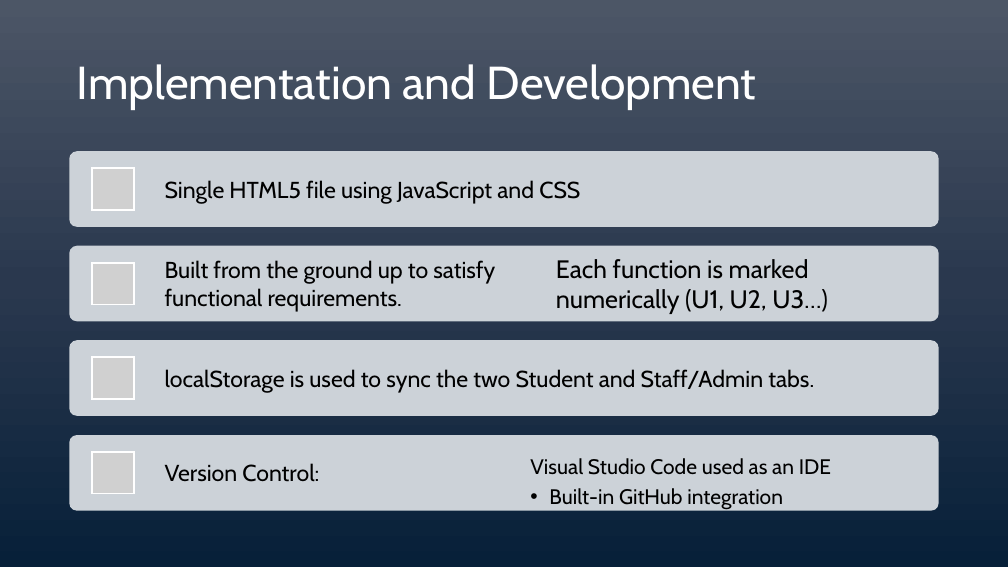
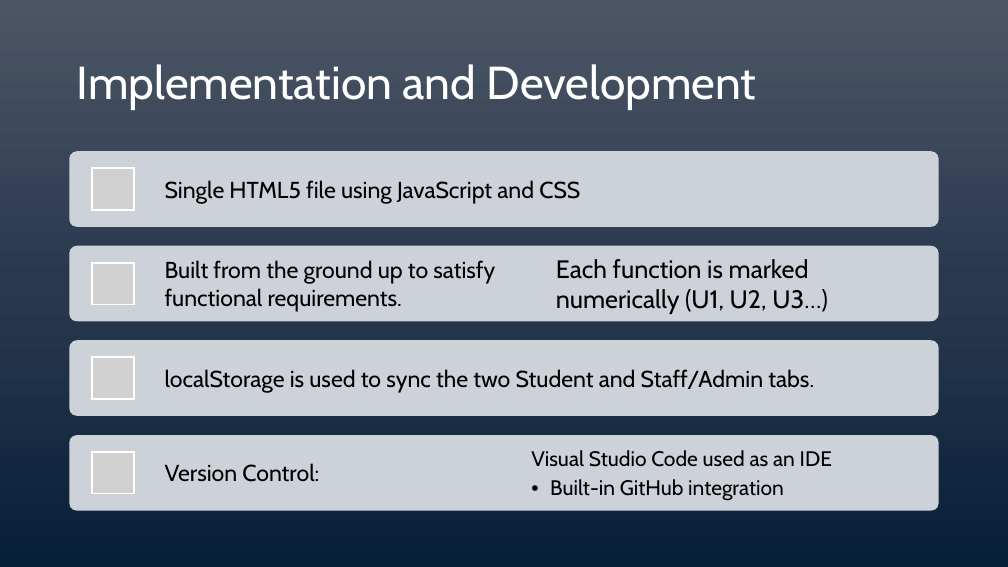
Before and after one commit to Milwacko/CS-3321-GroupProject, a slide deck: slide 6 of CampusFind.pptx. Drawn at 1008x567 pixels with LibreOffice and Linux fonts; fonts in the diff are those of the drawing; grey boxes stand for pictures. Boxes give left, top, right and bottom in pixels: in the first picture for what was removed or moved away, otherwise in the second. Text is boxed around its words. In the diff, an @@ line names an element or a change of style, - is before the commit and + after.

```diff
--- a/CampusFind.pptx
+++ b/CampusFind.pptx
@@ text "Visual Studio Code used as ...": place and size @@
-text "Visual Studio Code used as ..." at [530,458,831,510]
+text "Visual Studio Code used as ..." at [531,450,832,501]
```
Also in this commit, not shown: 4 other slides changed.
